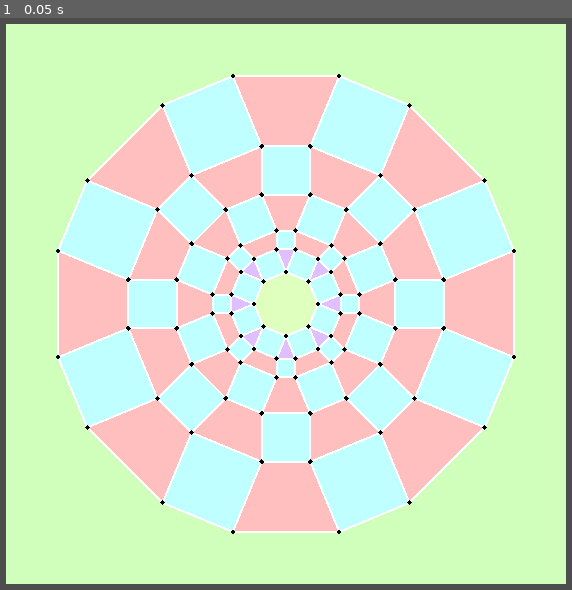
Above: before the commit, frame 1.
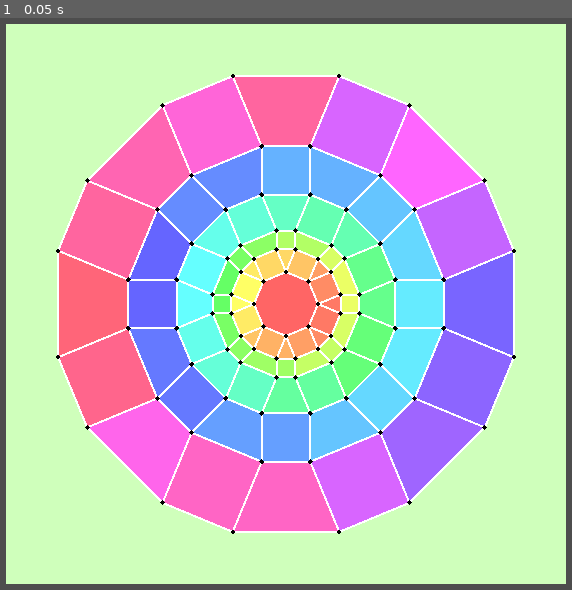
Above: after the commit, the same moment.

Repository: Pe3Hu/rangi
Game: Godot game, scene res://scene/Game.tscn
Two runs of this game, one before a commit and one after it. Both use one fixed random seed, a clock stepped at 60 frames per second and the inputs below.
Inputs:
- Up to frame 1 (0.05 s): no input

The runs differ from the first frame. In frame 1, 47% of the frame differs, in the area x 10-90%, y 10-90%.

Commit message:
update version 0.00331
1. Distribution of Forests by Babitat is implemented
2. Changed label font for Tool and Storage classes

Diff:
--- a/scene/10/forest.gd
+++ b/scene/10/forest.gd
@@ -50,5 +50,14 @@
 	set_color(color_)
 
 
+func update_color_based_on_habitat_index() -> void:
+	var max_h = 360.0
+	var h = float(parent.obj.habitat.num.index) / Global.num.index.habitat
+	var s = 0.6
+	var v = 1
+	var color_ = Color.from_hsv(h, s, v)
+	set_color(color_)
+
+
 func paint_black() -> void:
 	color = Color.BLACK
--- a/scene/3/tool.tscn
+++ b/scene/3/tool.tscn
@@ -1,7 +1,7 @@
 [gd_scene load_steps=3 format=3 uid="uid://bi3kqdmmbw4h7"]
 
 [ext_resource type="Script" path="res://scene/3/tool.gd" id="1_27ku6"]
-[ext_resource type="FontFile" uid="uid://beh7inkt4rf38" path="res://asset/font/rimouski sb.otf" id="2_8gg8g"]
+[ext_resource type="FontFile" uid="uid://brthmdy0bvgqo" path="res://asset/font/metal lord ot.otf" id="2_m044f"]
 
 [node name="Tool" type="MarginContainer"]
 anchors_preset = 8
@@ -29,6 +29,6 @@
 layout_mode = 2
 size_flags_horizontal = 4
 theme_override_colors/font_color = Color(0, 0, 0, 1)
-theme_override_fonts/font = ExtResource("2_8gg8g")
+theme_override_fonts/font = ExtResource("2_m044f")
 horizontal_alignment = 1
 vertical_alignment = 1
--- a/scene/4/storage.tscn
+++ b/scene/4/storage.tscn
@@ -1,6 +1,7 @@
-[gd_scene load_steps=3 format=3 uid="uid://cvcgcknntl2p4"]
+[gd_scene load_steps=4 format=3 uid="uid://cvcgcknntl2p4"]
 
 [ext_resource type="Script" path="res://scene/4/storage.gd" id="1_kdsc3"]
+[ext_resource type="FontFile" uid="uid://brthmdy0bvgqo" path="res://asset/font/metal lord ot.otf" id="2_2s64r"]
 [ext_resource type="FontFile" uid="uid://beh7inkt4rf38" path="res://asset/font/rimouski sb.otf" id="2_5vd8y"]
 
 [node name="Storage" type="MarginContainer"]
@@ -22,7 +23,7 @@
 [node name="Arm" type="Label" parent="Label"]
 layout_mode = 2
 theme_override_colors/font_color = Color(0, 0, 0, 1)
-theme_override_fonts/font = ExtResource("2_5vd8y")
+theme_override_fonts/font = ExtResource("2_2s64r")
 theme_override_font_sizes/font_size = 20
 horizontal_alignment = 1
 vertical_alignment = 1
@@ -30,7 +31,7 @@
 [node name="Brain" type="Label" parent="Label"]
 layout_mode = 2
 theme_override_colors/font_color = Color(0, 0, 0, 1)
-theme_override_fonts/font = ExtResource("2_5vd8y")
+theme_override_fonts/font = ExtResource("2_2s64r")
 theme_override_font_sizes/font_size = 20
 horizontal_alignment = 1
 vertical_alignment = 1
--- a/script/Classes_10.gd
+++ b/script/Classes_10.gd
@@ -172,16 +172,62 @@
 
 
 	func init_forest_neighbors() -> void:
-		for ring in num.ring:
-			for forest in dict.forest[num.ring]:
-				for glade in forest.arr.glade:
-					pass
-
-		var forest = dict.forest[0].front()
-
-		for neighbor in forest.dict.neighbor:
-			neighbor.scene.myself.paint_black()
-
+#		for ring in num.ring:
+#			for forest in dict.forest[num.ring]:
+#				for glade in forest.arr.glade:
+#					if glade.num.ring == ring or glade.num.ring == ring + 0.5:
+#						glade.make_forests_neighbors()
+
+		for glade in arr.glade:
+			glade.make_forests_neighbors()
+
+		init_habitats()
+
+
+	func init_habitats() -> void:
+		dict.habitat = {}
+
+		var input = {}
+		input.sanctuary = self
+		input.ring = 0
+		input.forests = [dict.forest[input.ring].front()]
+		var habitat = Classes_10.Habitat.new(input)
+		dict.habitat[input.ring] = [habitat]
+
+		for ring in range(1, num.ring + 1, 1):
+			dict.habitat[ring] = []
+			var forest = dict.forest[ring].front()
+			var neighbors = []
+			neighbors.append_array(get_unhabitated_neighbors(forest))
+
+			while neighbors.size() > 0:
+				var neighbor = neighbors.pick_random()
+				neighbors.erase(neighbor)
+
+				input.forests = [forest, neighbor]
+				input.ring = ring
+				habitat = Classes_10.Habitat.new(input)
+				dict.habitat[ring].append(habitat)
+
+				if neighbors.size() > 0:
+					neighbors.append_array(get_unhabitated_neighbors(neighbor))
+					forest = neighbors.pop_front()
+					neighbors.append_array(get_unhabitated_neighbors(forest))
+
+		for ring in dict.habitat:
+			for habitat_ in dict.habitat[ring]:
+				for forest in habitat_.arr.forest:
+					forest.scene.myself.update_color_based_on_habitat_index()
+
+
+	func get_unhabitated_neighbors(forest_: Forest) -> Array:
+		var neighbors = []
+
+		for neighbor in forest_.dict.neighbor:
+			if forest_.num.ring == neighbor.num.ring and neighbor.obj.habitat == null:
+				neighbors.append(neighbor)
+
+		return neighbors
 
 #Лес forest
 class Forest:
@@ -197,6 +243,7 @@
 		arr.sequoia = []
 		arr.sequoia.append_array(input_.sequoias)
 		obj.sanctuary = input_.sanctuary
+		obj.habitat = null
 		num.ring = input_.ring
 		dict.neighbor = {}
 		word.shape = input_.shape
@@ -230,7 +277,7 @@
 				arr.glade.append(glade)
 
 		for glade in arr.glade:
-			glade.add_shape(word.shape)
+			glade.add_forest(self)
 
 
 #Поляна glade
@@ -247,6 +294,7 @@
 		arr.sequoia.append_array(input_.sequoias)
 		obj.sanctuary = input_.sanctuary
 		arr.shape = []
+		arr.forest = []
 		update_sequoia_neighbors()
 		set_ring()
 		init_scene()
@@ -278,8 +326,14 @@
 			num.ring += 0.5
 
 
-	func add_shape(shape_: String) -> void:
-		arr.shape.append(shape_)
+	func add_forest(forest_: Forest) -> void:
+		arr.forest.append(forest_)
+		arr.shape.append(forest_.word.shape)
+
+
+	func make_forests_neighbors() -> void:
+		arr.forest.front().dict.neighbor[arr.forest.back()] = self
+		arr.forest.back().dict.neighbor[arr.forest.front()] = self
 
 
 #Секвойя sequoia
@@ -308,11 +362,18 @@
 #Ареал habitat
 class Habitat:
 	var arr = {}
+	var num = {}
 	var obj = {}
 	var dict = {}
 
 
 	func _init(input_: Dictionary) -> void:
+		num.ring = input_.ring
+		num.index = Global.num.index.habitat
+		Global.num.index.habitat += 1
 		arr.forest = input_.forests
 		obj.sanctuary = input_.sanctuary
 		dict.neighbor = {}
+
+		for forest in arr.forest:
+			forest.obj.habitat = self
--- a/script/Global.gd
+++ b/script/Global.gd
@@ -35,6 +35,7 @@
 	num.index = {}
 	num.index.branch = 0
 	num.index.schematic = 0
+	num.index.habitat = 0
 
 	num.factory = {}
 	num.factory.count = {}
